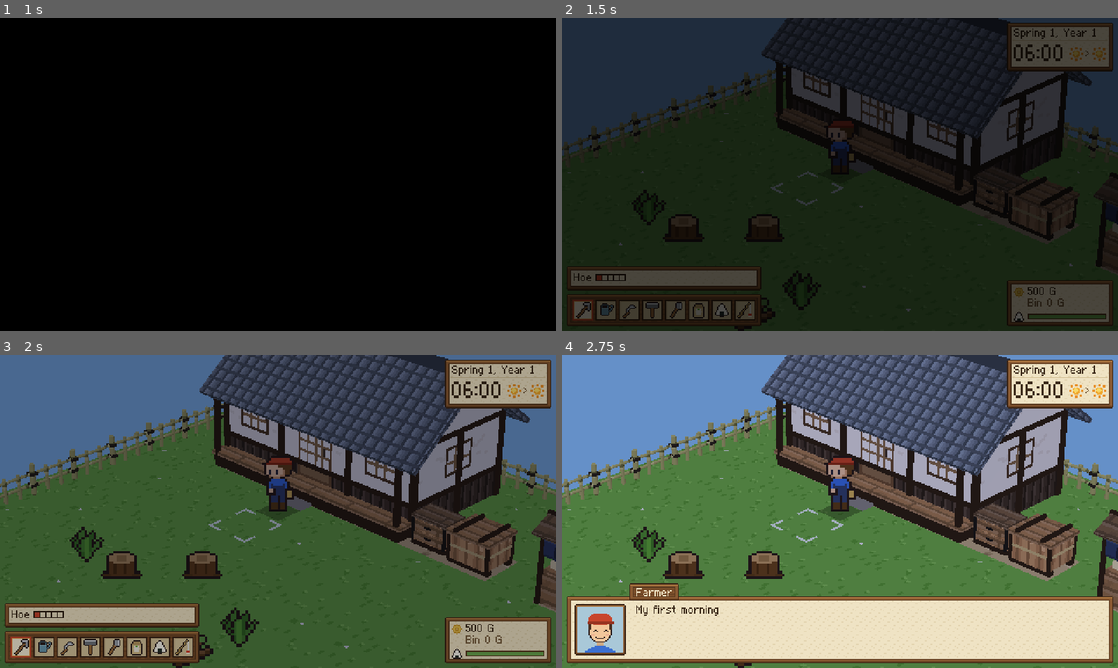
Above: before the commit, frames 1-4 (two rows, left to right).
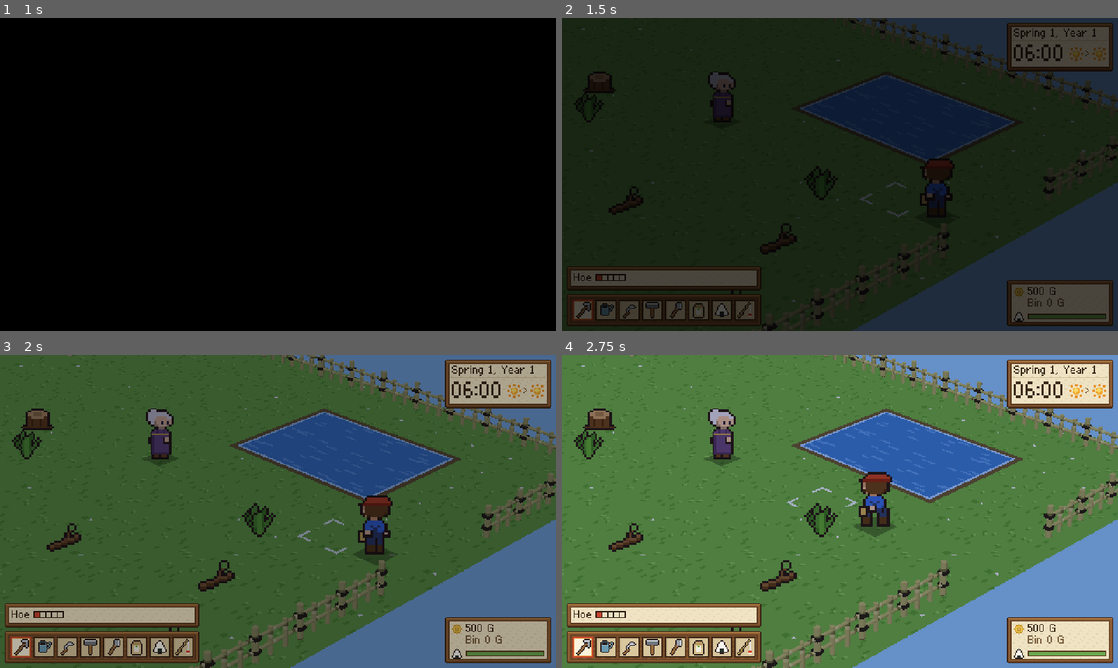
Above: after the commit, the same moments.

Repository: kitphon/son-of-harvest
Game: Godot game, scene res://scenes/title.tscn
Two runs of this game, one before a commit and one after it. Both use one fixed random seed, a clock stepped at 60 frames per second and the inputs below.
Inputs (mouse positions are in pixels of both pictures, inside the frame that each line leads up to):
- Up to frame 1 (1 s): tap Enter (ui_accept) at 0.5, 0.77 s; move the mouse to (400, 158) at 0.52 s; hold D (move_right) from 0.53 s (still down); hold Shift (run) from 0.53 s (still down); click (400, 158) at 0.67 s
- Up to frame 2 (1.5 s): release D (move_right) at 1.25 s; release Shift (run) at 1.25 s; drag from (728, 190) to (812, 237) at 1.27 s
- Up to frame 3 (2 s): no input
- Up to frame 4 (2.75 s): move the mouse to (895, 442) at 2.02 s; hold D (move_right) from 2.03 s (still down); hold Q (next_seed) from 2.03 s (still down); tap Shift (run) at 2.3 s

Frame 1 is identical in both runs. In frame 2, 36% of the frame differs, in the area x 0-100%, y 0-100%; in frame 3, 54%; in frame 4, 67%.

Commit message:
Opening event with Tome, first-visit intros at the store and smithy
A new game opens with Grandma Tome greeting the farmer at the gate, showing
the field, bin, stand and the road to the village, and giving seed potatoes.
The Yorozu Store (Sayo) and Kurogane Smithy (Gen, new villager file) each play
a short introduction the first time the farmer comes in. Event scripts get
"place" (the farmer onto a cell) and "actor" (villagers placed, turned, walked
and taken off), drawn through Villagers.actors in both views. Loaded saves
keep the opening as seen; --demo keeps the triggers off.

Agent: Claude Code (claude-opus-5-5)
Co-Authored-By: Claude Opus 5.5 <noreply@anthropic.com>

Diff:
--- /dev/null
+++ b/data/dialogue/opening.json
@@ -0,0 +1,17 @@
+{
+	"_note": "Lines for the opening event (data/events/opening.json): the farmer comes in through the gate, Grandma Tome is waiting and shows the farm, then gives seed potatoes and goes home. Parts start at the ids greet, field, bin, road, gift, bye and alone; each ends with next: end.",
+	"lines": [
+		{"id": "arrive", "speaker": "farmer", "face": "calm", "text": "So this is the farm. The fence leans, and the grass is up to my knees...", "next": "end"},
+		{"id": "greet", "speaker": "tome", "face": "smile", "text": "Ah, there you are! You have your grandfather's ears. I'm Tome, from the village down the road."},
+		{"speaker": "tome", "face": "calm", "text": "Tsuru, our village head, asked me to meet you. She has her hands full with the spring meeting today.", "next": "end"},
+		{"id": "field", "speaker": "tome", "face": "worried", "text": "The field has gone wild since he passed. Weeds, stones, stumps... Clear a corner first, then work outward."},
+		{"speaker": "tome", "face": "calm", "text": "Hoe the soil, sow, and water every morning. Rain does the watering for you, mind.", "next": "end"},
+		{"id": "bin", "speaker": "tome", "face": "smile", "text": "By the house is the shipping bin. Whatever you put in it by six in the evening, the cart takes, and you get paid."},
+		{"speaker": "tome", "face": "calm", "text": "The little stand beside it sells seeds and a bite to eat. Handy when the village shops are shut.", "next": "end"},
+		{"id": "road", "speaker": "tome", "face": "smile", "text": "Out through the gate, the road runs east to the village. The shrine, the Yorozu Store, the Kurogane Smithy..."},
+		{"speaker": "tome", "face": "calm", "text": "Sayo keeps the store, Gen beats iron at the smithy. Pop in and say hello. They won't bite.", "next": "end"},
+		{"id": "gift", "speaker": "tome", "face": "smile", "text": "Oh, and these. Seed potatoes from my own garden. They like a sunny spot. Don't let them dry out!", "next": "end"},
+		{"id": "bye", "speaker": "tome", "face": "smile", "text": "Well, my knees want their cushion. Come and see me at the shrine in the mornings. Welcome home, dear.", "next": "end"},
+		{"id": "alone", "speaker": "farmer", "face": "smile", "text": "Welcome home... Right. Clear a corner, plant, water. Let's get to work!"}
+	]
+}
--- /dev/null
+++ b/data/dialogue/shop_intros.json
@@ -0,0 +1,13 @@
+{
+	"_note": "Lines for the first visits to the village shops (data/events/store_intro.json, smithy_intro.json): Sayo at the Yorozu Store (from line store), Gen at the Kurogane Smithy (from line smithy). Each part ends with next: end.",
+	"lines": [
+		{"id": "store", "speaker": "sayo", "face": "surprised", "text": "Welcome! Oh, a new face. You must be the one who took over the old farm up the road. I'm Sayo."},
+		{"speaker": "sayo", "face": "smile", "text": "Yorozu means 'a bit of everything'. Seeds for the season, sweets, odds and ends. And I buy good crops, too."},
+		{"speaker": "sayo", "face": "calm", "text": "We're open from nine to five, every day but Sunday. Talk to me at the counter when you need something."},
+		{"speaker": "sayo", "face": "smile", "text": "The seeds change with the season, so look in again when summer comes!", "next": "end"},
+		{"id": "smithy", "speaker": "gen", "face": "calm", "text": "...Hm. The new farmer. Tome said you'd come. I'm Gen. Mind the forge, it bites."},
+		{"speaker": "gen", "face": "calm", "text": "Bring me a tool you trust, and some coin, and I'll make it better. Wider swings, harder hits."},
+		{"speaker": "gen", "face": "smile", "text": "Good iron takes a few days. Leave it at the counter and come back for it. Open ten to four, shut on Wednesdays."},
+		{"speaker": "gen", "face": "calm", "text": "...That's all. Work your tools hard. They get to know your hands.", "next": "end"}
+	]
+}
--- a/data/dialogue/speakers.json
+++ b/data/dialogue/speakers.json
@@ -1,5 +1,8 @@
 {
 	"_note": "Who can speak in a dialogue: the name on the name tag and the colours of the placeholder portrait (face:<speaker>:<expression> in PlaceholderArt; real art replaces those keys). Expressions: calm, smile, surprised, worried. hair: cap (a cap over short hair) or bun (hair tied up).",
 	"farmer": {"name": "Farmer", "face": {"bg": "a9c8d8", "skin": "f2c79b", "hair": "4a3020", "style": "cap", "hat": "c8452c", "clothes": "3b6fd1"}},
-	"tsuru": {"name": "Tsuru", "face": {"bg": "b5c9a0", "skin": "e8c09a", "hair": "d6d2ca", "style": "bun", "hat": "c8442c", "clothes": "6a5a8a"}}
+	"tsuru": {"name": "Tsuru", "face": {"bg": "b5c9a0", "skin": "e8c09a", "hair": "d6d2ca", "style": "bun", "hat": "c8442c", "clothes": "6a5a8a"}},
+	"tome": {"name": "Tome", "face": {"bg": "d8c8a8", "skin": "eec39a", "hair": "e4e0d8", "style": "bun", "hat": "c8a050", "clothes": "6a4a7a"}},
+	"sayo": {"name": "Sayo", "face": {"bg": "e8c8c0", "skin": "f2c79b", "hair": "3a2420", "style": "bun", "hat": "e8c050", "clothes": "c85a6a"}},
+	"gen": {"name": "Gen", "face": {"bg": "9a8a7a", "skin": "c8905e", "hair": "3a3430", "style": "cap", "hat": "e8e2d0", "clothes": "4a4038"}}
 }
--- /dev/null
+++ b/data/events/opening.json
@@ -0,0 +1,37 @@
+{
+	"_note": "The opening of a new game: the farmer comes in through the farm gate, Grandma Tome is waiting by the pond and shows the field, the bin and stand, and the road to the village, gives seed potatoes and walks home. Played by triggers_farm.json on the first morning. Format: README.md, Events.",
+	"steps": [
+		{"do": "fade", "to": "black", "seconds": 0},
+		{"do": "place", "at": [30, 6], "dir": "left"},
+		{"do": "actor", "who": "tome", "at": [24, 6], "face": "right"},
+		{"do": "wait", "seconds": 0.6},
+		{"do": "sound", "key": "chime_morning"},
+		{"do": "fade", "to": "clear", "seconds": 1.2},
+		{"do": "walk", "to": [27, 6]},
+		{"do": "say", "dialogue": "opening", "at": "arrive"},
+		{"do": "actor", "who": "tome", "to": [26, 6]},
+		{"do": "say", "dialogue": "opening", "at": "greet"},
+		{"do": "actor", "who": "tome", "face": "down"},
+		{"do": "face", "dir": "down"},
+		{"do": "say", "dialogue": "opening", "at": "field"},
+		{"do": "actor", "who": "tome", "to": [11, 5]},
+		{"do": "walk", "to": [12, 5]},
+		{"do": "actor", "who": "tome", "face": "up"},
+		{"do": "face", "dir": "up"},
+		{"do": "say", "dialogue": "opening", "at": "bin"},
+		{"do": "actor", "who": "tome", "face": "right"},
+		{"do": "face", "dir": "left"},
+		{"do": "say", "dialogue": "opening", "at": "road"},
+		{"do": "say", "dialogue": "opening", "at": "gift"},
+		{"do": "sound", "key": "pick"},
+		{"do": "give", "item": "seeds:potato", "count": 2},
+		{"do": "set", "flags": {"met_tome": true}},
+		{"do": "say", "dialogue": "opening", "at": "bye"},
+		{"do": "actor", "who": "tome", "to": [11, 6]},
+		{"do": "face", "dir": "right"},
+		{"do": "actor", "who": "tome", "to": [30, 6]},
+		{"do": "actor", "who": "tome", "leave": true},
+		{"do": "wait", "seconds": 0.4},
+		{"do": "say", "dialogue": "opening", "at": "alone"}
+	]
+}
--- /dev/null
+++ b/data/events/smithy_intro.json
@@ -0,0 +1,16 @@
+{
+	"_note": "The first visit to the Kurogane Smithy: Gen turns from the forge, the farmer steps up to the counter, he says what he does (tool upgrades over a few days) and when he is open, then goes back to the forge. Played once by triggers_smithy.json. Format: README.md, Events.",
+	"steps": [
+		{"do": "actor", "who": "gen", "at": [3, 1], "face": "up"},
+		{"do": "sound", "key": "tool_hammer"},
+		{"do": "wait", "seconds": 0.5},
+		{"do": "actor", "who": "gen", "to": [3, 2]},
+		{"do": "actor", "who": "gen", "face": "down"},
+		{"do": "walk", "to": [3, 4]},
+		{"do": "face", "dir": "up"},
+		{"do": "say", "dialogue": "shop_intros", "at": "smithy"},
+		{"do": "set", "flags": {"met_gen": true}},
+		{"do": "actor", "who": "gen", "to": [3, 1]},
+		{"do": "actor", "who": "gen", "leave": true}
+	]
+}
--- /dev/null
+++ b/data/events/store_intro.json
@@ -0,0 +1,12 @@
+{
+	"_note": "The first visit to the Yorozu Store: Sayo is behind the counter, the farmer steps up, she says what the store sells and when it is open, then goes off to the back shelves. Played once by triggers_store.json. Format: README.md, Events.",
+	"steps": [
+		{"do": "actor", "who": "sayo", "at": [3, 2], "face": "down"},
+		{"do": "walk", "to": [3, 4]},
+		{"do": "face", "dir": "up"},
+		{"do": "say", "dialogue": "shop_intros", "at": "store"},
+		{"do": "set", "flags": {"met_sayo": true}},
+		{"do": "actor", "who": "sayo", "to": [4, 1]},
+		{"do": "actor", "who": "sayo", "leave": true}
+	]
+}
--- a/data/events/triggers_farm.json
+++ b/data/events/triggers_farm.json
@@ -1,7 +1,7 @@
 {
-	"_note": "Events on the farm map. On a cause (enter, day_start, minute, step, examine) the first row that matches plays; rows play once unless once is false. Format: README.md, Events.",
+	"_note": "Events on the farm map. On a cause (enter, day_start, minute, step, examine) the first row that matches plays; rows play once unless once is false. The opening plays on a new game's first morning (not_seen first_morning: saves from before the opening had that event instead; first_morning itself is no longer in a table, it stays as the runner's sample and for --event). Format: README.md, Events.",
 	"rows": [
-		{"event": "first_morning", "on": ["enter", "day_start"], "year": [1, 1], "season": ["spring"], "days": [1, 1], "time": ["6:00", "9:00"]},
+		{"event": "opening", "on": ["enter", "day_start"], "year": [1, 1], "season": ["spring"], "days": [1, 1], "time": ["6:00", "9:00"], "not_seen": ["first_morning"]},
 		{"event": "rainy_day", "on": ["enter", "day_start"], "weather": ["rain"], "time": ["6:00", "10:00"]},
 		{"event": "pond_first", "on": "step", "area": [23, 1, 7, 5]},
 		{"event": "farm_nameplate", "on": "examine", "spot": [3, 3], "once": false},
--- /dev/null
+++ b/data/events/triggers_smithy.json
@@ -0,0 +1,6 @@
+{
+	"_note": "Events inside the Kurogane Smithy: Gen's introduction the first time the farmer comes in. Format: README.md, Events.",
+	"rows": [
+		{"event": "smithy_intro", "on": "enter"}
+	]
+}
--- /dev/null
+++ b/data/events/triggers_store.json
@@ -0,0 +1,6 @@
+{
+	"_note": "Events inside the Yorozu Store: Sayo's introduction the first time the farmer comes in. Format: README.md, Events.",
+	"rows": [
+		{"event": "store_intro", "on": "enter"}
+	]
+}
--- /dev/null
+++ b/data/villagers/gen.json
@@ -0,0 +1,13 @@
+{
+	"_note": "Gen, the smith at the Kurogane Smithy: a big quiet man with a headband and a leather apron. Only seen in events so far (his first-visit intro); standing at his counter in the day comes with the shopkeepers' talking. Format: README.md, Villagers.",
+	"id": "gen",
+	"name": "Gen",
+	"look": {"outfit": "happi", "hair_style": "headband", "hair": "3a3430", "skin": "c8905e", "top": "4a4038", "waist": "8a5a30", "lower": "2e2a28", "accent": "c8452c", "shoes": "3a2a20"},
+	"rules": [],
+	"default": "away",
+	"plans": {
+		"away": [
+			{"at": "06:00", "map": "away"}
+		]
+	}
+}
--- a/scripts/events/event_player.gd
+++ b/scripts/events/event_player.gd
@@ -115,8 +115,13 @@
 	player.running = runner.running
 	player.queue_redraw()
 	_fade.color.a = runner.fade
+	var cast := {}
+	for id in runner.actors:
+		cast[id] = runner.actors[id].merged({"map": map_id})
+	Villagers.actors = cast
 	if runner.done():
 		runner = null
+		Villagers.actors = {}
 		Game.event_running = false
 		_cell = Player.cell_of(player.position)
 		Game.changed.emit()
--- a/scripts/events/event_runner.gd
+++ b/scripts/events/event_runner.gd
@@ -2,9 +2,9 @@
 extends RefCounted
 ## Plays one event script from data/events/<id>.json step by step, without any drawing, so
 ## headless tests can check it. A script is a list of steps: dialogue, waits, walking and
-## facing the farmer, flags, items, money, a fade and sounds; branch steps jump on a flag. The
-## runner keeps the farmer's scripted position / facing and the fade amount; the view
-## (EventPlayer) copies them onto the screen. The format is in README.md → Events; bad data is
+## facing the farmer, villagers acting in it, flags, items, money, a fade and sounds; branch
+## steps jump on a flag. The runner keeps the farmer's scripted position / facing, the actors
+## and the fade amount; the view (EventPlayer) copies them onto the screen. The format is in README.md → Events; bad data is
 ## refused with `error` set and the runner finished from the start.
 
 signal sound(key: String)   # the view plays it (Sfx)
@@ -19,7 +19,8 @@
 const COMMANDS := {
 	"say": ["dialogue", "at"], "wait": ["seconds"], "face": ["dir"], "walk": ["to", "by", "run"],
 	"set": ["flags"], "clear": ["flags"], "give": ["item", "count"], "money": ["amount"],
-	"fade": ["to", "seconds"], "sound": ["key"],
+	"fade": ["to", "seconds"], "sound": ["key"], "place": ["at", "dir"],
+	"actor": ["who", "at", "to", "face", "leave"],
 }
 
 var id := ""
@@ -34,10 +35,14 @@
 var fade := 0.0             # 0 clear .. 1 black
 var walk_speed := 60.0      # pixels a second; EventPlayer sets the Player's walk and run speeds
 var run_speed := 100.0
+## Villagers acting in the event: id -> {pos (cells, feet; a cell's middle is +0.5), facing,
+## moving, walked}, the shape Villagers.on_map gives. Gone again when the event ends.
+var actors: Dictionary = {}
 var _ids: Dictionary = {}   # step id -> index
 var _active := false        # the step at `index` has begun
 var _timer := 0.0
 var _path: Array[Vector2] = []
+var _actor := ""            # the actor walking in an actor step with `to`
 var _fade_from := 0.0
 var _fade_to := 0.0
 var _fade_len := 0.0
@@ -159,6 +164,30 @@
 			_fade_time = 0.0
 		"sound":
 			sound.emit(s.key)
+		"place":
+			pos = Vector2(_vec(s.at) * T) + Vector2(T / 2.0, T / 2.0)
+			if s.has("dir"):
+				facing = DIRS[s.dir]
+		"actor":
+			_begin_actor(s)
+
+
+## An actor step: off the stage, onto cell `at`, turned to `face`, then walking to `to`.
+func _begin_actor(s: Dictionary) -> void:
+	_actor = ""
+	if s.has("leave"):
+		actors.erase(s.who)
+		return
+	if s.has("at") or not actors.has(s.who):
+		var c: Vector2i = _vec(s.get("at", s.get("to")))
+		actors[s.who] = {"pos": Vector2(c) + Vector2(0.5, 0.5), "facing": Vector2i.DOWN, "moving": false, "walked": 0.0}
+	var a: Dictionary = actors[s.who]
+	if s.has("face"):
+		a.facing = DIRS[s.face]
+	if s.has("to"):
+		var end := Vector2(_vec(s.to)) + Vector2(0.5, 0.5)
+		_path = [Vector2(end.x, a.pos.y), end]   # across first, then up or down, like the farmer
+		_actor = s.who
 
 
 ## True while step `s` still goes on after `delta` more seconds.
@@ -184,6 +213,25 @@
 			walking = false
 			running = false
 			return false
+		"actor":
+			if _actor == "":
+				return false
+			var a: Dictionary = actors[_actor]
+			var left := walk_speed / T * delta   # cells, at the farmer's walking pace
+			while not _path.is_empty():
+				var d: Vector2 = _path[0] - a.pos
+				if d.length() > 0.0001:
+					a.facing = Vector2i(int(signf(d.x)), 0) if absf(d.x) > absf(d.y) else Vector2i(0, int(signf(d.y)))
+				if d.length() > left:
+					a.pos += d.normalized() * left
+					a.walked += left
+					a.moving = true
+					return true
+				left -= d.length()
+				a.walked += d.length()
+				a.pos = _path.pop_front()
+			a.moving = false
+			return false
 		"fade":
 			_fade_time += delta
 			var t := 1.0 if _fade_len <= 0.0 else clampf(_fade_time / _fade_len, 0.0, 1.0)
@@ -210,6 +258,7 @@
 		fade = 0.0
 		walking = false
 		running = false
+		actors.clear()
 
 
 static func _vec(a: Array) -> Vector2i:
@@ -306,6 +355,25 @@
 		"sound":
 			if not s.get("key") in sound_keys():
 				return "unknown sound %s" % str(s.get("key"))
+		"place":
+			if not _pair(s.get("at")):
+				return "place needs at [x, y]"
+			if s.has("dir") and not DIRS.has(s.dir):
+				return "dir is up, down, left or right"
+		"actor":
+			if not s.get("who") is String or not Villagers.all().has(s.who):
+				return "unknown villager %s" % str(s.get("who"))
+			if s.has("leave"):
+				if not (s.leave is bool and s.leave) or s.has("at") or s.has("to") or s.has("face"):
+					return "leave is true, with nothing else"
+				return ""
+			if not (s.has("at") or s.has("to") or s.has("face")):
+				return "an actor step needs at, to, face or leave"
+			for k in ["at", "to"]:
+				if s.has(k) and not _pair(s[k]):
+					return "%s needs [x, y]" % k
+			if s.has("face") and not DIRS.has(s.face):
+				return "face is up, down, left or right"
 	return ""
 
 
--- a/scripts/villagers/villagers.gd
+++ b/scripts/villagers/villagers.gd
@@ -19,6 +19,9 @@
 static var _loaded := false
 static var _today_key := ""
 static var _today := {}        # id -> DayPlan for the day in _today_key
+## Villagers acting in the event playing now (EventPlayer sets it): id -> {map, pos, facing,
+## moving, walked}. While one is in it, its day plan is set aside.
+static var actors := {}
 
 
 ## Every usable villager, id -> data. A broken file is left out with an error printed.
@@ -177,8 +180,9 @@
 	var out: Array[Dictionary] = []
 	var plans := today(s)
 	for id in plans:
-		var w: Dictionary = plans[id].where(t)
+		var w: Dictionary = plans[id].where(t) if not actors.has(id) else actors[id]
 		if w.map == map_id:
+			w = w.duplicate()
 			w.id = id
 			out.append(w)
 	return out
--- a/tests/test_events.gd
+++ b/tests/test_events.gd
@@ -165,13 +165,21 @@
 		check(EventTriggers.check_row(bad) != "", "refused row %s" % JSON.stringify(bad))
 	check(EventTriggers.new({"rows": [{"event": "nope", "on": "step"}]}).rows.is_empty(), "a table with a bad row has no rows")
 
-	# The farm's table with a new game: the first morning on entering, once.
+	# The farm's table with a new game: the opening on entering, once; a loaded game that has
+	# seen it (or a save from before it, with the first morning seen) doesn't play it again.
 	g.free()
 	g = _game()
 	var farm := EventTriggers.open("farm")
-	check(farm.pick("enter", g.trigger_state(Vector2i(4, 4))) == "first_morning", "new game: the first morning plays on entering")
-	g.events_seen.first_morning = true
-	check(farm.pick("enter", g.trigger_state(Vector2i(4, 4))) == "", "seen: nothing more on the first morning")
+	check(farm.pick("enter", g.trigger_state(Vector2i(4, 4))) == "opening", "new game: the opening plays on entering")
+	check(farm.pick("day_start", g.trigger_state(Vector2i(4, 4))) == "opening", "and on the first day's start")
+	g.events_seen.opening = true   # EventPlayer.play marks it as it starts
+	var loaded := _game()
+	check(loaded.from_dict(JSON.parse_string(JSON.stringify(g.to_dict()))) == "" and loaded.events_seen.has("opening"), "the save keeps the opening as seen")
+	check(farm.pick("enter", loaded.trigger_state(Vector2i(4, 4))) == "" and farm.pick("day_start", loaded.trigger_state(Vector2i(4, 4))) == "",
+		"loading that save on the first morning: no opening again")
+	loaded.events_seen = {"first_morning": true}
+	check(farm.pick("enter", loaded.trigger_state(Vector2i(4, 4))) == "", "an older save that saw the first morning: no opening")
+	loaded.free()
 	g.day = 2
 	g.weather_today = "rain"
 	check(farm.pick("day_start", g.trigger_state(Vector2i(4, 4))) == "rainy_day", "the first rainy morning")
@@ -224,6 +232,65 @@
 	check(g.money == 95 and not EventRunner.is_set(g.flags, "shrine_coin") and coin.done()
 		and talked == ["examine_town@offering", "examine_town@coin"], "a coin: 5 G, flag cleared %s" % [talked])
 
+	# The opening, played through with every text box closed at once: the farmer comes in at
+	# the gate, Tome acts in it (placed, walking, turning, leaving) and gives seed potatoes.
+	g.free()
+	g = _game()
+	g.dialogue_requested.connect(func(id, line):
+		talked.append(id + "@" + line)
+		g.dialogue_open = true)
+	talked.clear()
+	var potatoes: int = g.count("seeds:potato")
+	r = EventRunner.open("opening", g)
+	r.start(Vector2(4 * 16 + 8, 4 * 16 + 10), Vector2i.DOWN)
+	r.update(0.0)
+	check(r.fade == 1.0 and r.pos == Vector2(30 * 16 + 8, 6 * 16 + 8) and r.facing == Vector2i.LEFT, "black, the farmer at the gate facing in (%s)" % r.pos)
+	check(r.actors.has("tome") and r.actors.tome.pos == Vector2(24.5, 6.5) and r.actors.tome.facing == Vector2i.RIGHT, "Tome waits by the pond %s" % [r.actors])
+	var tome_walked := false
+	var tome_faced := {}
+	for i in 600:
+		r.update(0.1)
+		g.dialogue_open = false
+		if r.done():
+			break
+		tome_walked = tome_walked or r.actors.get("tome", {}).get("moving", false)
+		if r.actors.has("tome"):
+			tome_faced[r.actors.tome.facing] = true
+	check(r.done() and r.actors.is_empty(), "the opening ends, no actors left")
+	check(tome_walked and tome_faced.size() == 4, "Tome walked and turned every way (%d)" % tome_faced.size())
+	check(talked == ["opening@arrive", "opening@greet", "opening@field", "opening@bin", "opening@road", "opening@gift", "opening@bye", "opening@alone"],
+		"the opening's lines in order %s" % [talked])
+	check(g.count("seeds:potato") == potatoes + 2 and EventRunner.is_set(g.flags, "met_tome"), "two seed potato bags and the met_tome flag")
+	check(r.pos == Vector2(12 * 16 + 8, 5 * 16 + 8) and r.facing == Vector2i.RIGHT, "the farmer ends by the stand, looking after Tome (%s)" % r.pos)
+
+	# Actor and place steps that are wrong are refused.
+	for bad in [{"do": "actor", "who": "nobody", "at": [1, 1]}, {"do": "actor", "who": "tome"},
+			{"do": "actor", "who": "tome", "to": [1]}, {"do": "actor", "who": "tome", "face": "north"},
+			{"do": "actor", "who": "tome", "leave": false}, {"do": "actor", "who": "tome", "leave": true, "at": [1, 1]},
+			{"do": "actor", "who": "tome", "at": [1, 1], "speed": 2}, {"do": "place"}, {"do": "place", "at": [1, 1], "dir": "in"}]:
+		r = EventRunner.new({"steps": [bad]}, g)
+		check(r.error != "" and r.done(), "refused %s (%s)" % [JSON.stringify(bad), r.error])
+
+	# The shops: each intro on the first entering only; the keeper stands behind the counter.
+	for shop in [["store", "store_intro", "sayo"], ["smithy", "smithy_intro", "gen"]]:
+		var tbl := EventTriggers.open(shop[0])
+		check(tbl.error == "" and tbl.pick("enter", g.trigger_state(Vector2i(4, 5))) == shop[1], "first time in the %s: %s" % [shop[0], shop[1]])
+		g.events_seen[shop[1]] = true
+		check(tbl.pick("enter", g.trigger_state(Vector2i(4, 5))) == "", "the second time in the %s: nothing" % shop[0])
+		talked.clear()
+		r = EventRunner.open(shop[1], g)
+		r.start(Vector2(4 * 16 + 8, 5 * 16 + 8), Vector2i.UP)
+		r.update(0.0)
+		var keeper_seen: bool = r.actors.has(shop[2])
+		for i in 100:
+			r.update(0.1)
+			g.dialogue_open = false
+			if r.done():
+				break
+		check(keeper_seen and r.done() and r.pos == Vector2(3 * 16 + 8, 4 * 16 + 8) and r.facing == Vector2i.UP,
+			"%s: the keeper is there, the farmer at the counter" % shop[1])
+		check(talked == ["shop_intros@" + shop[0]] and EventRunner.is_set(g.flags, "met_" + shop[2]), "%s: the intro lines, met_%s" % [shop[1], shop[2]])
+
 	# Weekdays: spring 1 of year 1 is a Monday and the week runs on across seasons and years
 	# (a year is 120 days, so year 2 starts on a Tuesday).
 	g.free()
@@ -251,6 +318,16 @@
 var _frame := 0
 var _player: Node
 var _events: Node   # EventPlayer; loaded by path, since it needs the Game autoload to compile
+var _saved: Dictionary
+
+
+## Ends the event playing in the EventPlayer at once, as if it had run to its end.
+func _stop() -> void:
+	var g: Node = root.get_node("Game")
+	_events.runner = null
+	g.event_running = false
+	g.dialogue_open = false
+	Villagers.actors = {}
 
 
 ## On the real Game, in the tree: interact facing a spot asks the trigger table first; an item
@@ -278,6 +355,39 @@
 		g.dialogue_open = false   # (paused while the box is open; this checks the runner)
 		check(not actions.examine(Vector2i(31, 4)) and not g.events_seen.has("farm_sign"), "no second examine while one plays")
 		check(not actions.examine(Vector2i(10, 10)), "nothing to examine on open ground")
+		_stop()
+		g.new_game()   # a new game from the title: the farm's "enter" plays the opening
+		_player.position = g.maps.pos
+		_events.enter_map("farm")
+	elif _frame == 5:
+		check(_events.is_playing() and _events.runner.id == "opening", "a new game plays the opening")
+		var here: Array = Villagers.on_map("farm", g.day_minutes(), g.trigger_state(Vector2i.ZERO)).map(func(w): return w.id)
+		check(here == ["tome"], "Tome stands on the farm while the opening plays %s" % [here])
+		_saved = JSON.parse_string(JSON.stringify(g.to_dict()))
+		_stop()
+		check(Villagers.on_map("farm", g.day_minutes(), g.trigger_state(Vector2i.ZERO)).is_empty(), "after the event Tome is gone again")
+		g.new_game()
+		check(g.from_dict(_saved) == "", "Continue: the save loads")
+		_player.position = g.maps.pos
+		_events.enter_map("farm")
+	elif _frame == 7:
+		check(not _events.is_playing(), "Continue on the first morning doesn't replay the opening")
+		_events.enter_map("store")
+	elif _frame == 9:
+		check(_events.is_playing() and _events.runner.id == "store_intro", "first time in the store: the intro")
+		var here: Array = Villagers.on_map("store", g.day_minutes(), g.trigger_state(Vector2i.ZERO)).map(func(w): return w.id)
+		check(here == ["sayo"], "Sayo behind the counter %s" % [here])
+		_stop()
+		_events.enter_map("store")
+	elif _frame == 11:
+		check(not _events.is_playing(), "the store intro plays once")
+		_events.enter_map("smithy")
+	elif _frame == 13:
+		check(_events.is_playing() and _events.runner.id == "smithy_intro", "first time in the smithy: the intro")
+		_stop()
+		_events.enter_map("smithy")
+	elif _frame == 15:
+		check(not _events.is_playing(), "the smithy intro plays once")
 		_events.free()
 		_player.free()
 		g.dialogue_open = false
Not shown, changed: ROADMAP.md
Not shown, changed: WORKLOG.md
